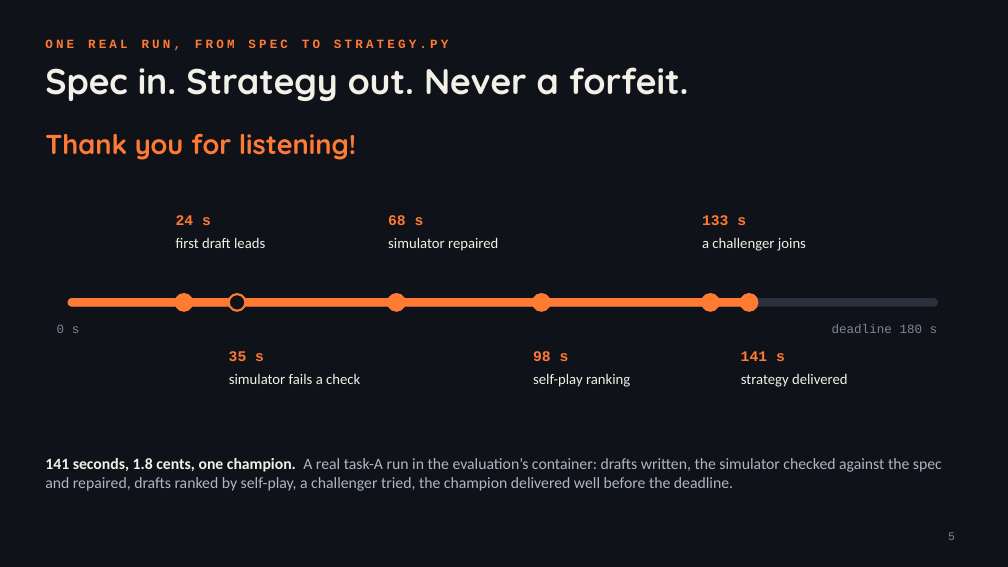
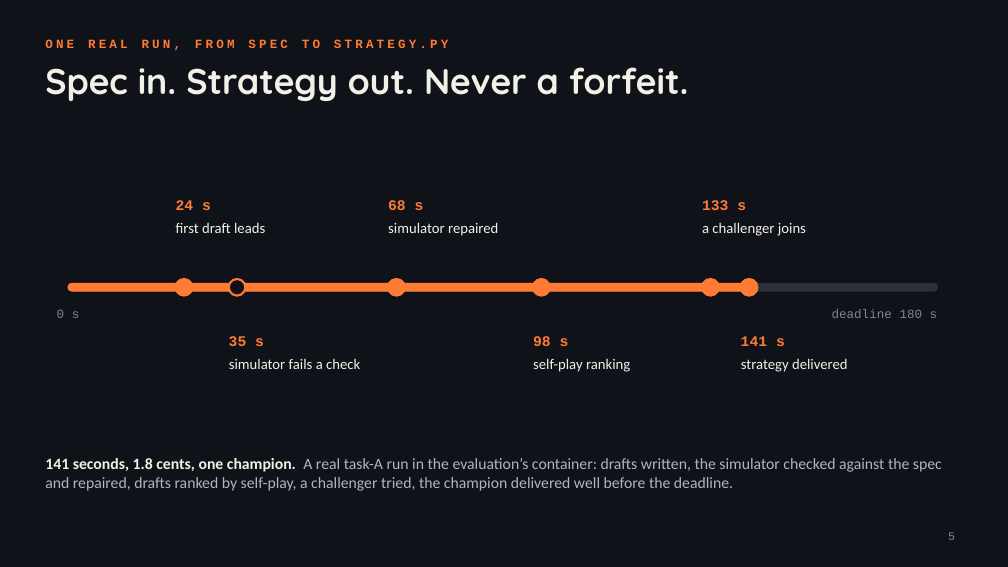
Before and after one commit to timoo-006/zentralhack-harness, a slide deck: slide 5 of docs/presentation/pitch.pptx. Drawn at 1008x567 pixels with LibreOffice and Linux fonts; fonts in the diff are those of the drawing. Boxes give left, top, right and bottom in pixels: in the first picture for what was removed or moved away, otherwise in the second. Text is boxed around its words. In the diff, an @@ line names an element or a change of style, - is before the commit and + after.

```diff
--- a/docs/presentation/pitch.pptx
+++ b/docs/presentation/pitch.pptx
@@ text removed at [45,134,356,160] @@
-Thank you for listening!
@@ 14 texts, 6 ellipses, 2 rounded rectangles: place and size @@
-14 texts, 6 ellipses, 2 rounded rectangles at [57,215,938,387]
+14 texts, 6 ellipses, 2 rounded rectangles at [57,200,938,372]
```
Also in this commit, not shown: 1 slide added, 3 other files.
